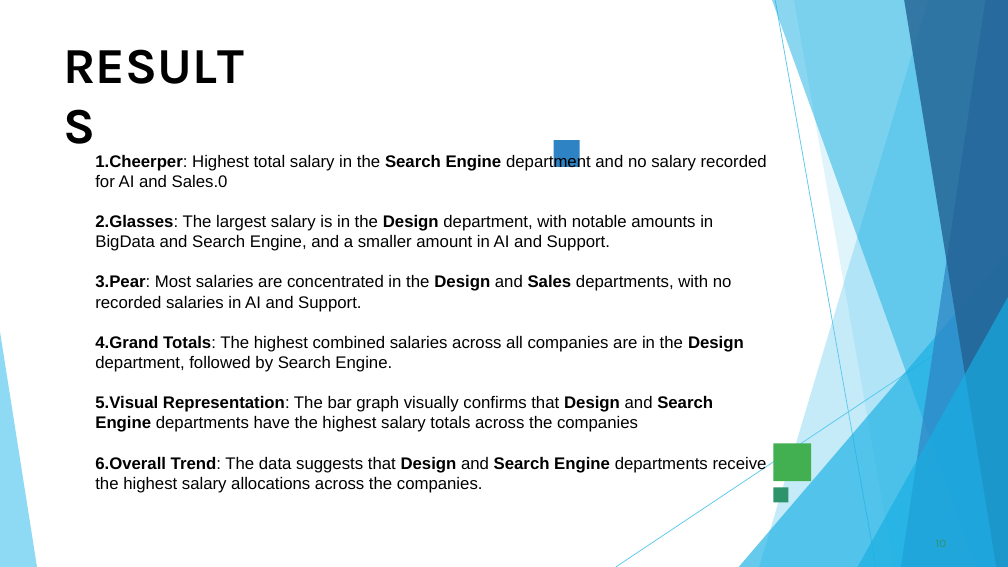
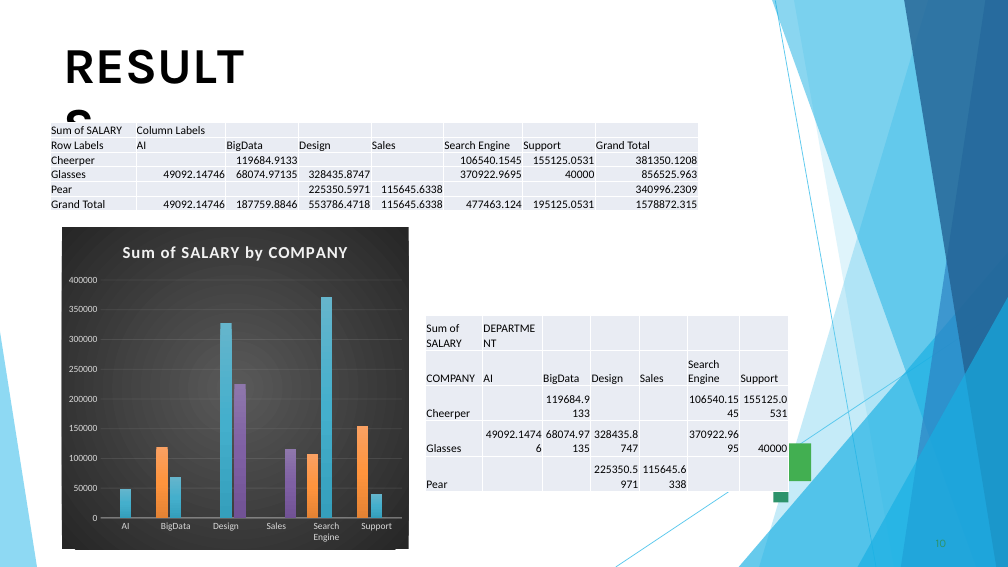
Before and after one commit to Tamilselvi777/TNSDC-DATA-ANALYTICS, a slide deck: slide 10 of TS 1 ppt.pptx. Drawn at 1008x567 pixels with LibreOffice and Linux fonts; fonts in the diff are those of the drawing; background and template pictures are left out. Boxes give left, top, right and bottom in pixels: in the first picture for what was removed or moved away, otherwise in the second. Text is boxed around its words. In the diff, an @@ line names an element or a change of style, - is before the commit and + after.

```diff
--- a/TS 1 ppt.pptx
+++ b/TS 1 ppt.pptx
@@ table added at box(51, 123, 699, 212), 6 rows, 8 columns @@
+Sum of SALARY | Column Labels |  |  |  |  |  | 
+Row Labels | AI | BigData | Design | Sales | Search Engine | Support | Grand Total
+Cheerper |  | 119684.9133 |  |  | 106540.1545 | 155125.0531 | 381350.1208
+Glasses | 49092.14746 | 68074.97135 | 328435.8747 |  | 370922.9695 | 40000 | 856525.963
+Pear |  |  | 225350.5971 | 115645.6338 |  |  | 340996.2309
+Grand Total | 49092.14746 | 187759.8846 | 553786.4718 | 115645.6338 | 477463.124 | 195125.0531 | 1578872.315
@@ text removed at box(95, 153, 767, 493) @@
-1. Cheerper: Highest total salary in the Search Engine department and no salary recorded for AI and Sales.0
-2. Glasses: The largest salary is in the Design department, with notable amounts in BigData and Search Engine, and a smaller amount in AI and Support.
-3. Pear: Most salaries are concentrated in the Design and Sales departments, with no recorded salaries in AI and Support.
-4. Grand Totals: The highest combined salaries across all companies are in the Design department, followed by Search Engine.
-5. Visual Representation: The bar graph visually confirms that Design and Search Engine departments have the highest salary totals across the companies
-6. Overall Trend: The data suggests that Design and Search Engine departments receive the highest salary allocations across the companies.
@@ column chart added at box(62, 227, 409, 549) @@
+title "Sum of SALARY by COMPANY "
+categories: AI, BigData, Design, Sales, Search Engine, Support
+Series 1: -, 120000, -, -, 110000, 160000
+Series 2: 50000, 70000, 330000, -, 370000, 40000
+Series 3: -, -, 230000, 120000, -, -
@@ table added at box(426, 315, 789, 492), 5 rows, 7 columns @@
+Sum of SALARY | DEPARTMENT |  |  |  |  | 
+COMPANY | AI | BigData | Design | Sales | Search Engine | Support
+Cheerper |  | 119684.9133 |  |  | 106540.1545 | 155125.0531
+Glasses | 49092.14746 | 68074.97135 | 328435.8747 |  | 370922.9695 | 40000
+Pear |  |  | 225350.5971 | 115645.6338 |  | 
```
